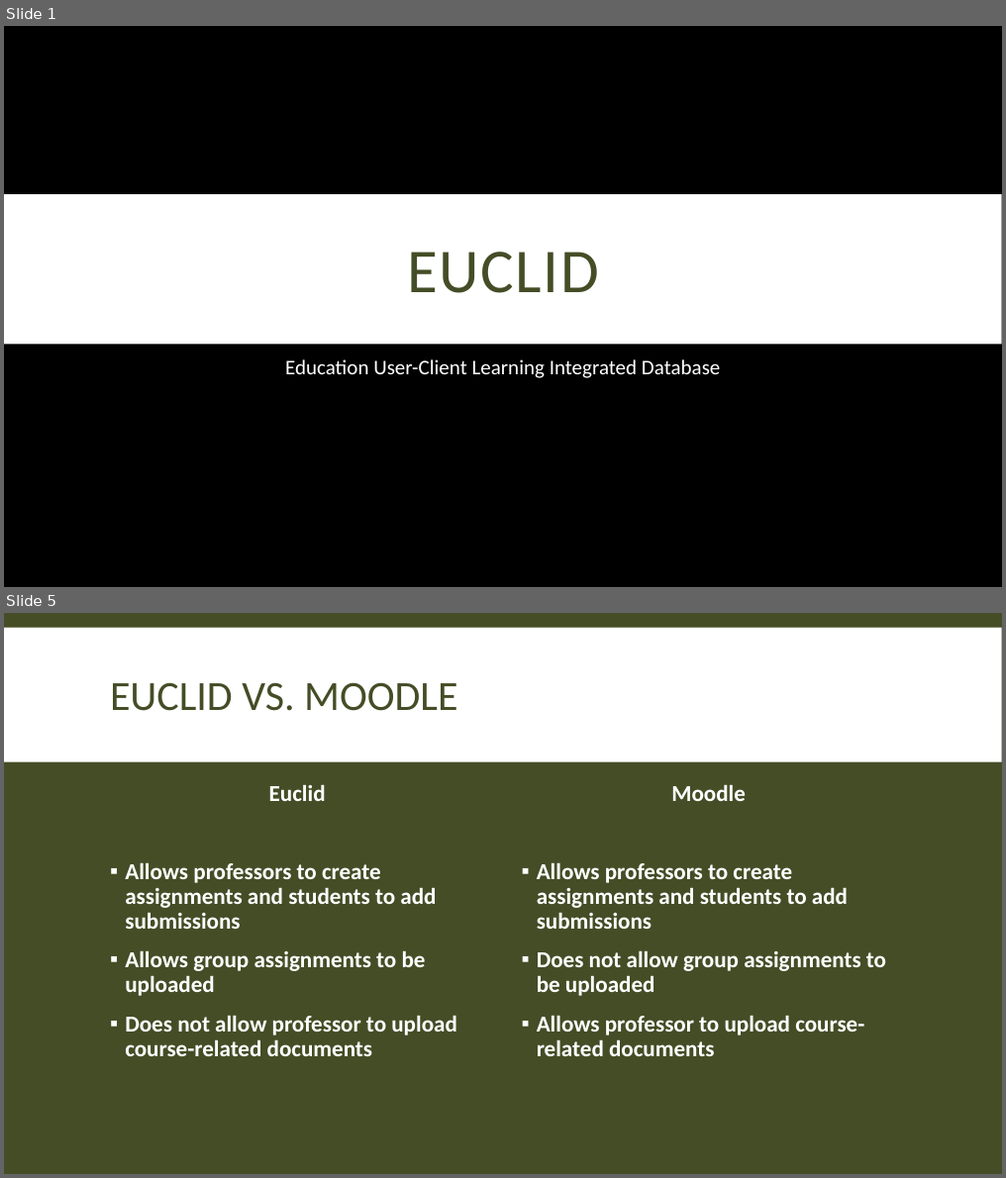
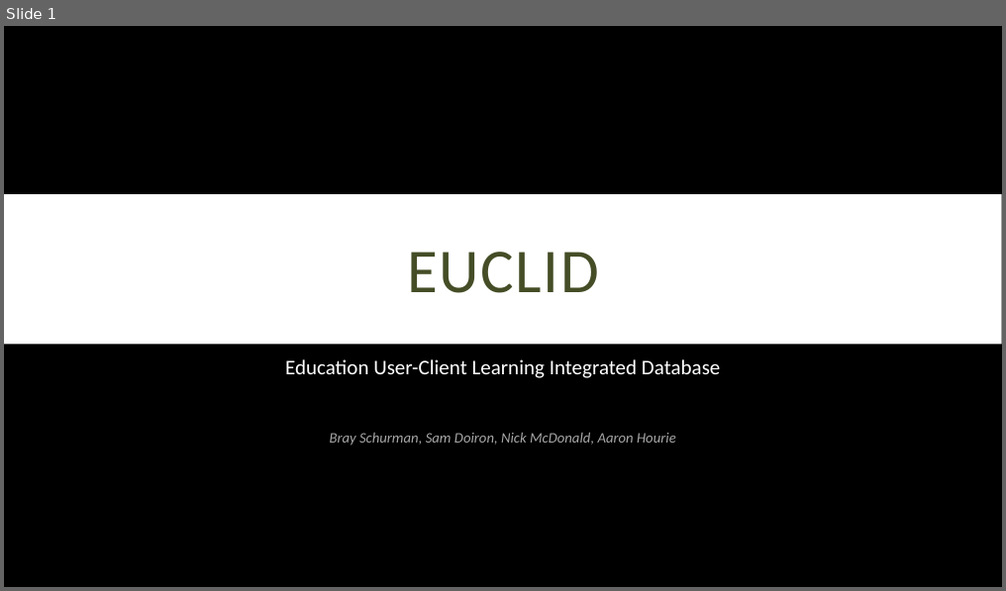
Before and after one commit to DaTaboiz/euclid, a slide deck: Euclid.pptx. Shown one above the other, each under a label of ours: slides 1 and 5 before the commit, slide 1 after it; the slides between them are not shown. The pictures are 1006x1178 and 1006x591 pixels, drawn with LibreOffice and Linux fonts; fonts in the diff are those of the drawing; background and template pictures are left out. Boxes give left, top, right and bottom in pixels: in the first picture for what was removed or moved away, otherwise in the second. Text is boxed around its words. In the diff, an @@ line names an element or a change of style, - is before the commit and + after.

```diff
--- a/Euclid.pptx
+++ b/Euclid.pptx
@@ slide 5 removed at bbox=[4, 613, 1002, 1174], background #444D26 @@
@@ rectangle removed at bbox=[4, 627, 1002, 761] @@
@@ title removed at bbox=[110, 682, 457, 711] @@
-EUCLID VS. MOODLE
@@ text removed at bbox=[125, 784, 457, 1057] @@
-Euclid
-▪ Allows professors to create assignments and students to add submissions
-▪ Allows group assignments to be uploaded
-▪ Does not allow professor to upload course-related documents
@@ text removed at bbox=[537, 784, 886, 1057] @@
-Moodle
-▪ Allows professors to create assignments and students to add submissions
-▪ Does not allow group assignments to be uploaded
-▪ Allows professor to upload course-related documents
@@ slide 1 changed as well @@
@@ subtitle at bbox=[330, 433, 676, 446]: paragraph added @@
+Bray Schurman, Sam Doiron, Nick McDonald, Aaron Hourie
```
Also in this commit, not shown: 1 other slide changed, 11 slides added, 2 other slides removed, 1 other file.
